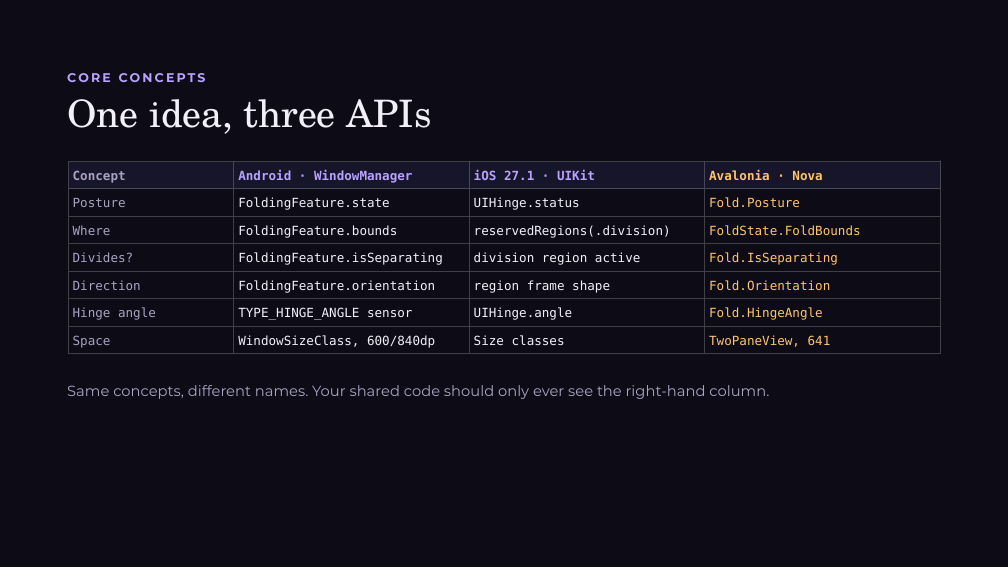
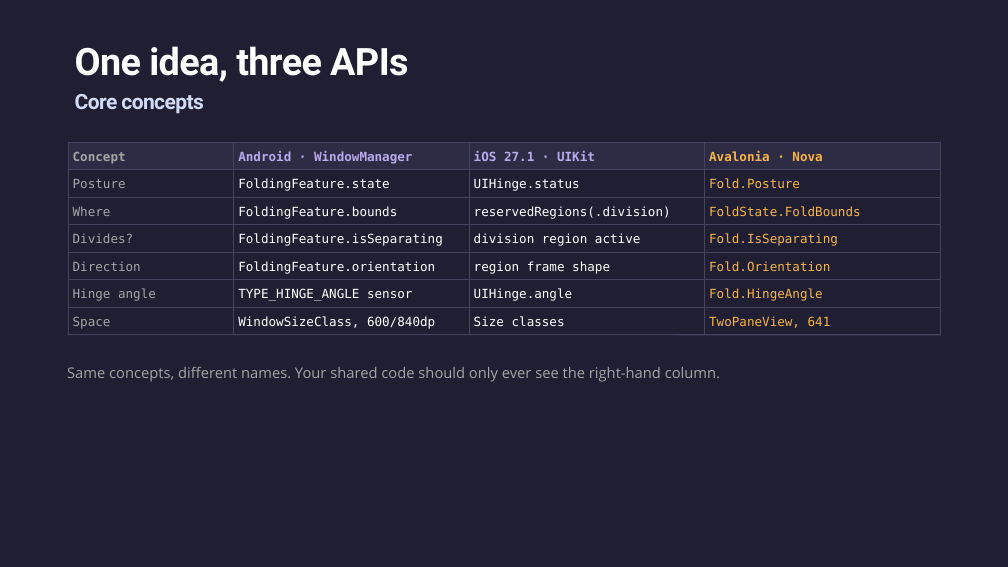
Before and after one commit to jsuarezruiz/dotnetconf2026-avalonia-foldables, a slide deck: slide 9 of Unfold Your UI Foldable Apps with .NET and Avalonia.pptx (slide 8 before the commit). Drawn at 1008x567 pixels with LibreOffice and Linux fonts; fonts in the diff are those of the drawing. Boxes give left, top, right and bottom in pixels: in the first picture for what was removed or moved away, otherwise in the second. Text is boxed around its words. In the diff, an @@ line names an element or a change of style, - is before the commit and + after.

Commit message:
Updated slides

```diff
--- a/Unfold Your UI Foldable Apps with .NET and Avalonia.pptx
+++ b/Unfold Your UI Foldable Apps with .NET and Avalonia.pptx
@@ background #0C0B16 to #1F1E32 @@
@@ title "One idea, three APIs": place and size @@
-title "One idea, three APIs" at (67, 99, 431, 134)
+title "One idea, three APIs" at (75, 46, 408, 82)
@@ title "One idea, three APIs" at (75, 46, 408, 82): font TeX Gyre Schola to Roboto, text colour #F2EFF9 to #FEFFFE, letter spacing 0 to -0.6 pt, bold on; line spacing 39.6pt to 34pt @@
@@ text at (75, 94, 203, 114): text changed; size 12 to 20 pt; font Montserrat to Roboto; text colour #B9A2FF to gradient #D2DBF5 to #8A95B6 @@
-CORE CONCEPTS
+Core concepts
@@ table at (68, 142, 939, 335) @@
@@ fill #17152A to #2E2C45 in row 1 @@
@@ text colour #A9A3C0 to #A5A6A6 in "Concept", "Posture", "Where", "Divides?" and 3 more places @@
@@ text colour #B9A2FF to #B9AAEE in "Android · WindowManager", "iOS 27.1 · UIKit" @@
@@ text colour #FFC46B to #F7B548 in "Avalonia · Nova", "Fold.Posture", "FoldState.FoldBounds", "Fold.IsSeparating" and 3 more places @@
@@ text colour #F2EFF9 to #FFFFFF in "FoldingFeature.state", "UIHinge.status", "FoldingFeature.bounds", "reservedRegions(.division)" and 8 more places @@
@@ borders changed @@
@@ line (941, 141) - (941, 335): stroke #2B2745 0.5 pt to #46435F 0.5 pt @@
@@ 2 lines, 1 table, 1 text: place and size @@
-2 lines, 1 table, 1 text at (67, 160, 941, 399)
+2 lines, 1 table, 1 text at (67, 141, 941, 382)
@@ line (67, 335) - (941, 335): stroke #2B2745 0.5 pt to #46435F 0.5 pt @@
@@ text "Same concepts, different names. Your ..." at (67, 367, 720, 382): font Montserrat to Open Sans, text colour #A9A3C0 to #A5A6A6 @@
```
Also in this commit, not shown: 26 other slides changed, 2 slides added, 1 slide removed, 1 other file.
